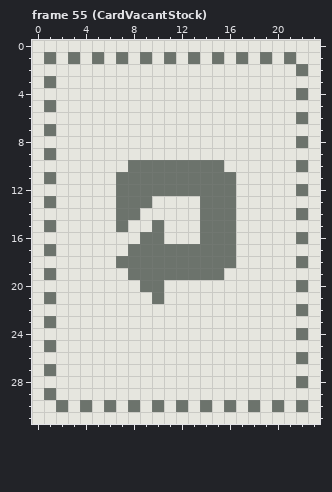
Pixel-art file: assets/atlas/card.aseprite. The first picture shows the starting point.
24x32 pixels, 61 frames. Shown: frame 55 (CardVacantStock).
New version:
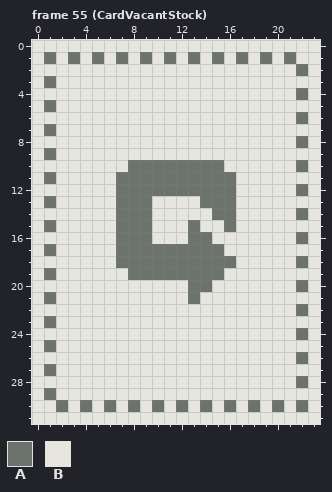
Palette (. is transparent): A #6c736c  B #e6e6df
The exact change:
--- frame 55 (CardVacantStock), layer "card"
@@ x 5..18 @@
 13 BBAAABBBBAAABB
-14 BBAABBBBBAAABB
-15 BBABBABBBAAABB
-16 BBBBAABBBAAABB
-17 BBBAAAAAAAAABB
+14 BBAAABBBBBAABB
+15 BBAAABBBABBABB
+16 BBAAABBBAABBBB
+17 BBAAAAAAAAABBB
 18 BBAAAAAAAAAABB
 19 BBBAAAAAAAABBB
-20 BBBBAABBBBBBBB
-21 BBBBBABBBBBBBB
+20 BBBBBBBBAABBBB
+21 BBBBBBBBABBBBB
 22 BBBBBBBBBBBBBB
Boxes around the changes in both pictures, in picture pixels (x1, y1, x2, y2):
changed: (116, 208, 236, 304)
